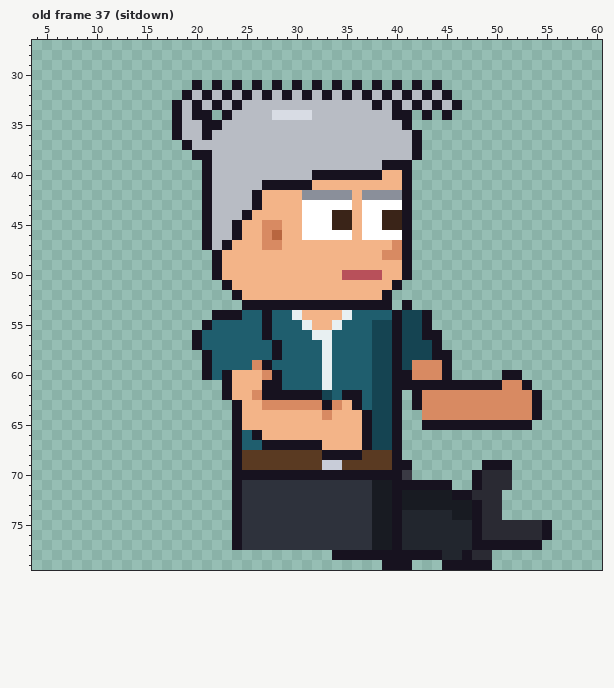
A pixel-art file gets an edit: sprites/expo/expo_tina_right_anim.aseprite. The first picture shows the starting point.
64x80 pixels, 85 frames. Colours within 5 levels of each other are drawn and written as one. Shown: old frame 37 (sitdown): x 4..60, y 27..79. The commit also changed other frames, which this record leaves out.
Once edited:
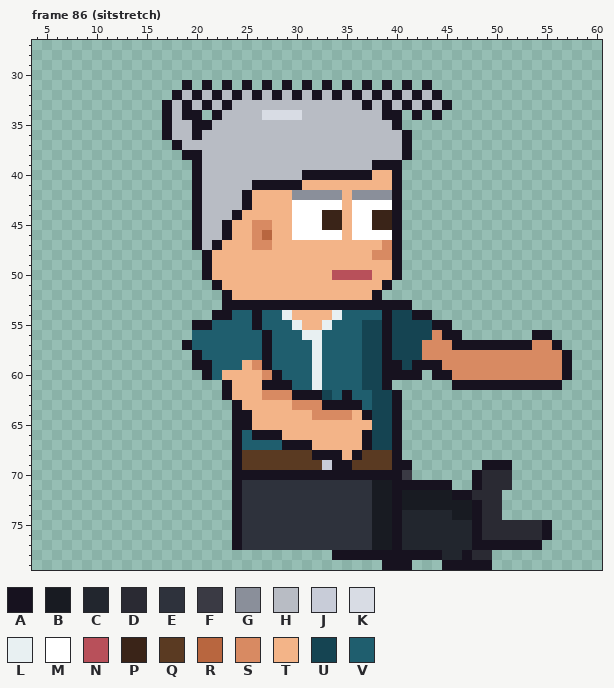
Palette (. is transparent): A #17121f  B #181b22  C #22262e  D #2a2a33  E #2e323c  F #3a3a44  G #8a8f9a  H #b8bcc4  J #c8ccd8  K #d8dce4  L #e8f0f2  M #ffffff  N #b8505a  P #3a2418  Q #5a3a22  R #b8663f  S #d88a62  T #f3b488  U #154452  V #1f5e6e
A new or re-ordered frame is compared with the old frame closest to it.
Difference:
frames 85 -> 123
Frame 86 (sitstretch) is new; against old frame 37 (sitdown):
y 31: x 19..44 .A.A.A.A.A.A.A.A.A.A.A.A.A -> A.A.A.A.A.A.A.A.A.A.A.A.A.
y 32: x 18..45 .AHAHAHAHAHAHAHAHAHAHAHAHAHA -> AHAHAHAHAHAHAHAHAHAHAHAHAHA.
y 33: x 17..24 .AHAHAHA -> AHAHAHAH; x 37..46 HAHAHAHAHA -> AHAHAHAHA.
y 34: x 17..19 .AH -> AHA; x 21..23 A.A -> .AH; x 27 H -> K; x 31 K -> H; x 39 H -> A; x 41..45 A.A.A -> .A.A.
y 35: x 17..18 .A -> AH; x 20 H -> A; x 22 A -> H; x 40..41 HA -> A.
y 36: x 17..18 .A -> AH; x 20..21 HA -> AH; x 41..42 HA -> A.
y 37: x 18..19 .A -> AH; x 41..42 HA -> A.
y 38: x 19 . -> A; x 21 A -> H; x 41..42 HA -> A.
y 39: x 20..21 .A -> AH; x 38 H -> A; x 41 A -> .
y 40: x 20..21 .A -> AH; x 31 H -> A; x 38 A -> T; x 40..41 TA -> A.
y 41: x 20..21 .A -> AH; x 26 H -> A; x 31 A -> T; x 40..41 TA -> A.
y 42: x 20..21 .A -> AH; x 25..26 HA -> AT; x 30 T -> G; x 35..36 GT -> TG; x 40..41 GA -> A.
y 43: x 20..21 .A -> AH; x 25..26 HA -> AT; x 30 T -> M; x 35..36 MT -> TM; x 40..41 MA -> A.
y 44: x 20..21 .A -> AH; x 24..25 HA -> AT; x 30 T -> M; x 33 M -> P; x 35..36 PT -> TM; x 38 M -> P; x 40..41 PA -> A.
y 45: x 20..21 .A -> AH; x 23..24 HA -> AT; x 26 T -> S; x 28 S -> T; x 30 T -> M; x 33 M -> P; x 35..36 PT -> TM; x 38 M -> P; x 40..41 PA -> A.
y 46: x 20..21 .A -> AH; x 23..24 HA -> AT; x 26..28 TSR -> SRT; x 30 T -> M; x 35..36 MT -> TM; x 40..41 MA -> A.
y 47: x 20..23 .AHA -> AHAT; x 26 T -> S; x 28 S -> T; x 39..41 TSA -> SA.
y 48: x 21..22 .A -> AT; x 38 T -> S; x 40..41 SA -> A.
y 49: x 21..22 .A -> AT; x 40..41 TA -> A.
y 50: x 21..22 .A -> AT; x 34 T -> N; x 38 N -> T; x 40..41 TA -> A.
y 51: x 22..23 .A -> AT; x 39..40 TA -> A.
y 52: x 23..24 .A -> AT; x 38..39 TA -> A.
y 53: x 23..24 .. -> AA; x 40 . -> A
y 54: x 24 A -> V; x 26..27 VA -> AV; x 29..30 VL -> LT; x 34..35 TL -> LV; x 39..40 VA -> AU; x 42 U -> A
y 55: x 20 . -> A; x 26..27 VA -> AV; x 30..31 VL -> LT; x 33..34 TL -> LV; x 37 V -> U; x 39..40 UA -> AU; x 43..45 A.. -> UAA
y 56: x 20 A -> V; x 31 V -> L; x 33 L -> V; x 37 V -> U; x 39..40 UA -> AU; x 43..46 AA.. -> USAA; x 54..55 .. -> AA
y 57: x 19..20 .A -> AV; x 27..28 VA -> AV; x 32..33 VL -> LV; x 37 V -> U; x 39..40 UA -> AU; x 43..56 UA............ -> SSSAAAAAAAASSA
y 58: x 20..21 .A -> AV; x 27..28 VA -> AV; x 32..33 VL -> LV; x 37 V -> U; x 39..40 UA -> AU; x 43..57 UAA............ -> SSSSSSSSSSSSSSA
y 59: x 20 . -> A; x 25 V -> T; x 32..33 VL -> LV; x 37 V -> U; x 39 U -> A; x 42..57 SSSA............ -> AAASSSSSSSSSSSSA
y 60: x 23 A -> T; x 32..33 VL -> LV; x 37 V -> U; x 39 U -> A; x 42..44 SSS -> A.A; x 46..57 .....AA..... -> SSSSSSSSSSSA
y 61: x 29 V -> A; x 32..33 VL -> LV; x 37 V -> U; x 39..45 UAAAAAA -> A......; x 51..52 SS -> AA; x 54..56 ... -> AAA
y 62: x 26..29 SAAA -> TSSS; x 36 A -> V; x 42..54 ASSSSSSSSSSSA -> .............
y 63: x 27..29 SSS -> TTT; x 34..35 ST -> AA; x 42..54 ASSSSSSSSSSSA -> .............
y 64: x 25 T -> A; x 32 T -> S; x 34..35 TT -> SS; x 43..54 SSSSSSSSSSSA -> ............
y 65: x 25 T -> A; x 37 A -> T; x 43..53 AAAAAAAAAAA -> ...........
y 66: x 27..28 TT -> AA
y 67: x 27..28 AA -> VV; x 32 A -> T
y 68: x 32 Q -> A; x 35 A -> T
y 69: x 34..35 JQ -> AA
